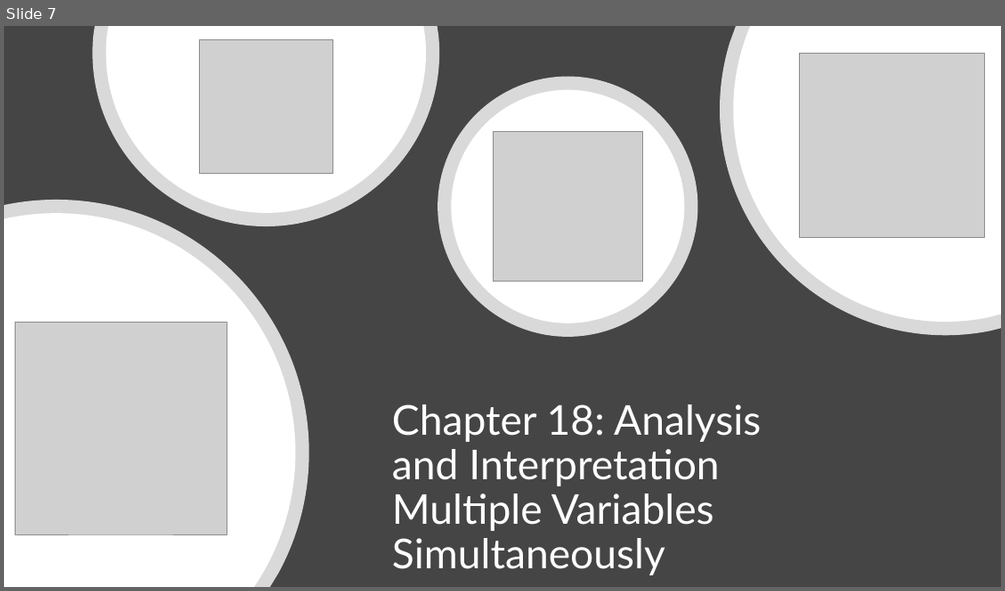
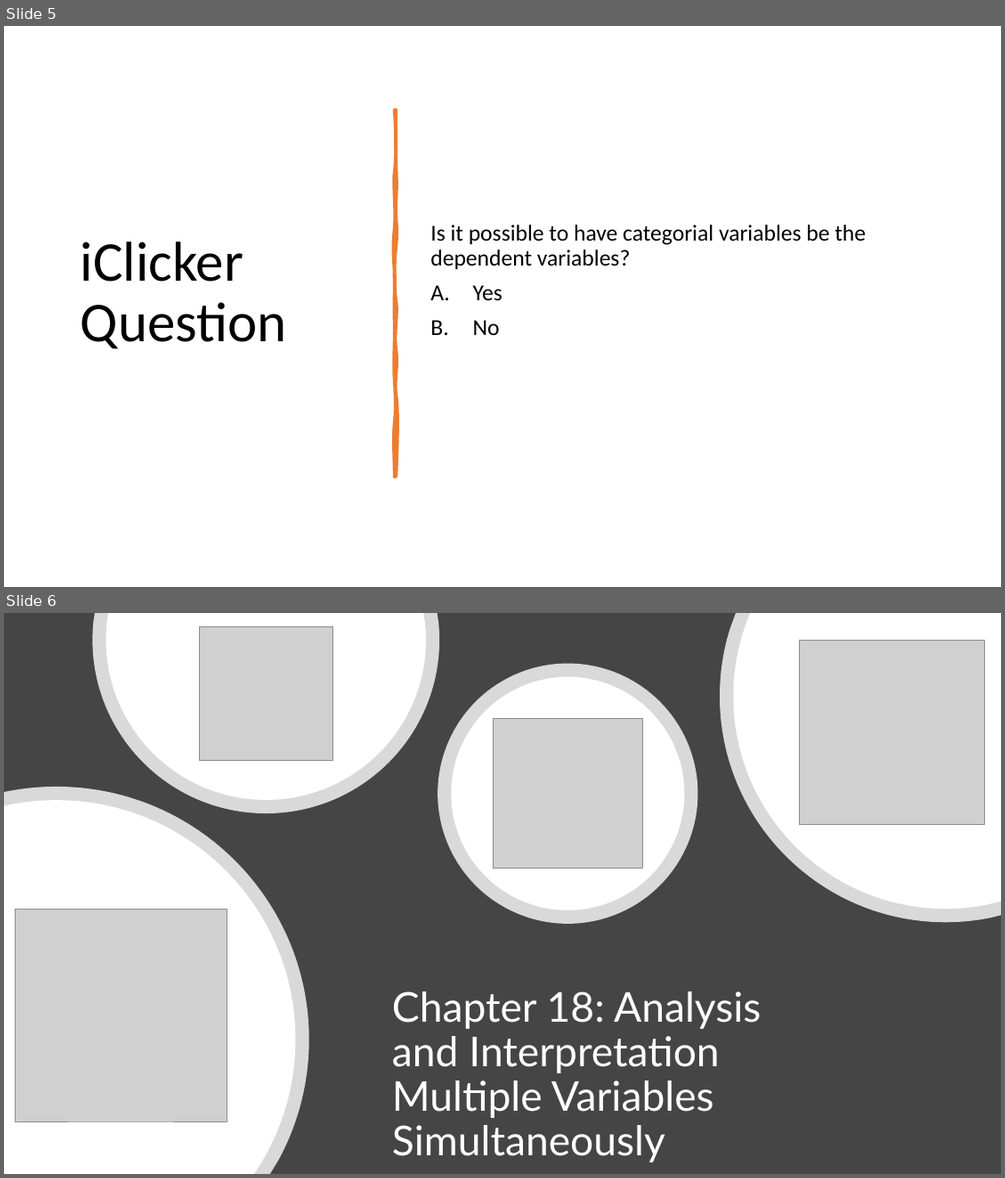
Before and after one commit to mikenguyen13/mar4050, a slide deck: lectures/12/2_Analysis and Interpretation Multiple Variables Simultaneously.pptx. Shown one above the other, each under a label of ours: slide 7 before the commit, slides 5 and 6 after it. The pictures are 1005x591 and 1005x1178 pixels, drawn with LibreOffice and Linux fonts; fonts in the diff are those of the drawing; grey boxes stand for pictures. Boxes give left, top, right and bottom in pixels: in the first picture for what was removed or moved away, otherwise in the second. Text is boxed around its words. In the diff, an @@ line names an element or a change of style, - is before the commit and + after.

```diff
--- a/lectures/12/2_Analysis and Interpretation Multiple Variables Simultaneously.pptx
+++ b/lectures/12/2_Analysis and Interpretation Multiple Variables Simultaneously.pptx
@@ slide 5 added at <box>4,26,1001,587</box>, background #FFFFFF @@
@@ freeform shape added at <box>395,110,396,476</box>, fill #ED7D31, outline #ED7D31 3.25 pt @@
@@ text added at <box>430,224,866,335</box>, 22 pt, text #000000 @@
+Is it possible to have categorial variables be the dependent variables?
+A. Yes
+B. No
@@ title added at <box>81,241,287,349</box>, 54 pt, text #000000 @@
+iClicker Question
@@ what was slide 7 is now slide 6 @@
```
Also in this commit, not shown: 3 slides changed, 3 other slides added, 6 slides removed, 5 other files.
